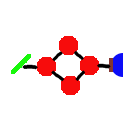
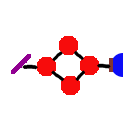
Before/after of a 135 × 135 layered artwork. What changed in the layer stack:
renamed "New Layer" to "New Layer#4", painted on it over [11, 54, 31, 74]
